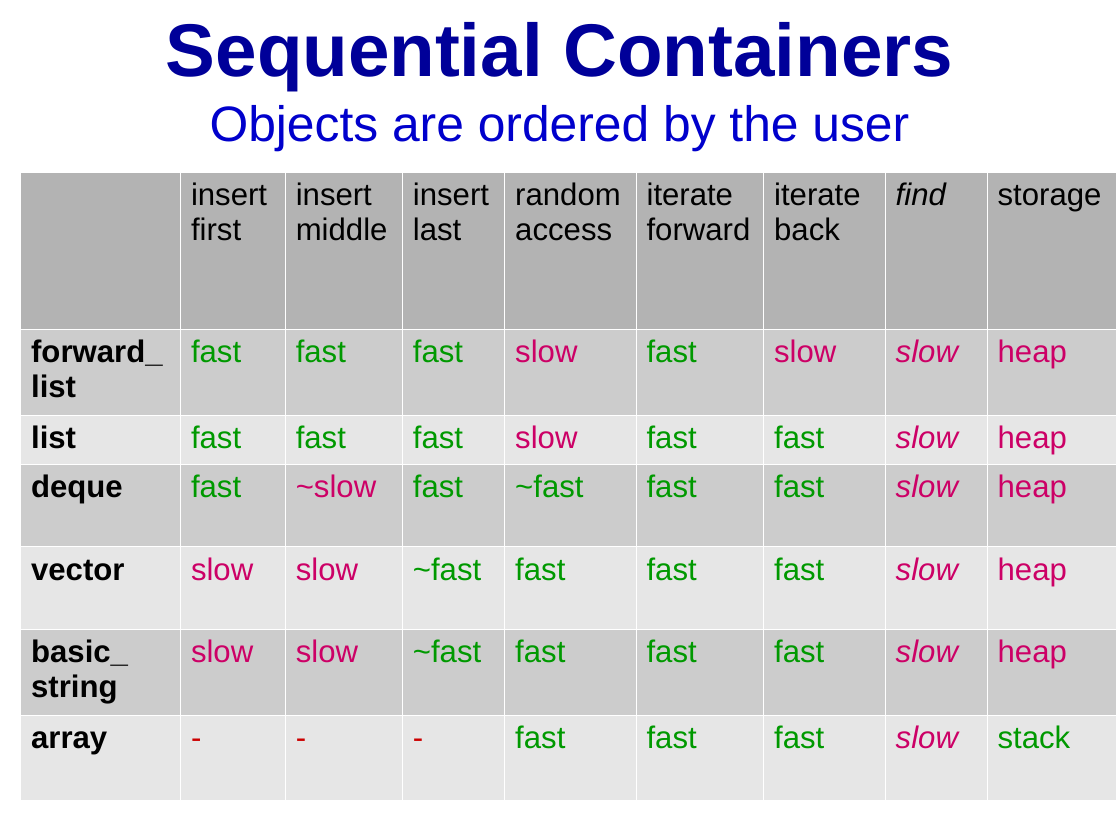
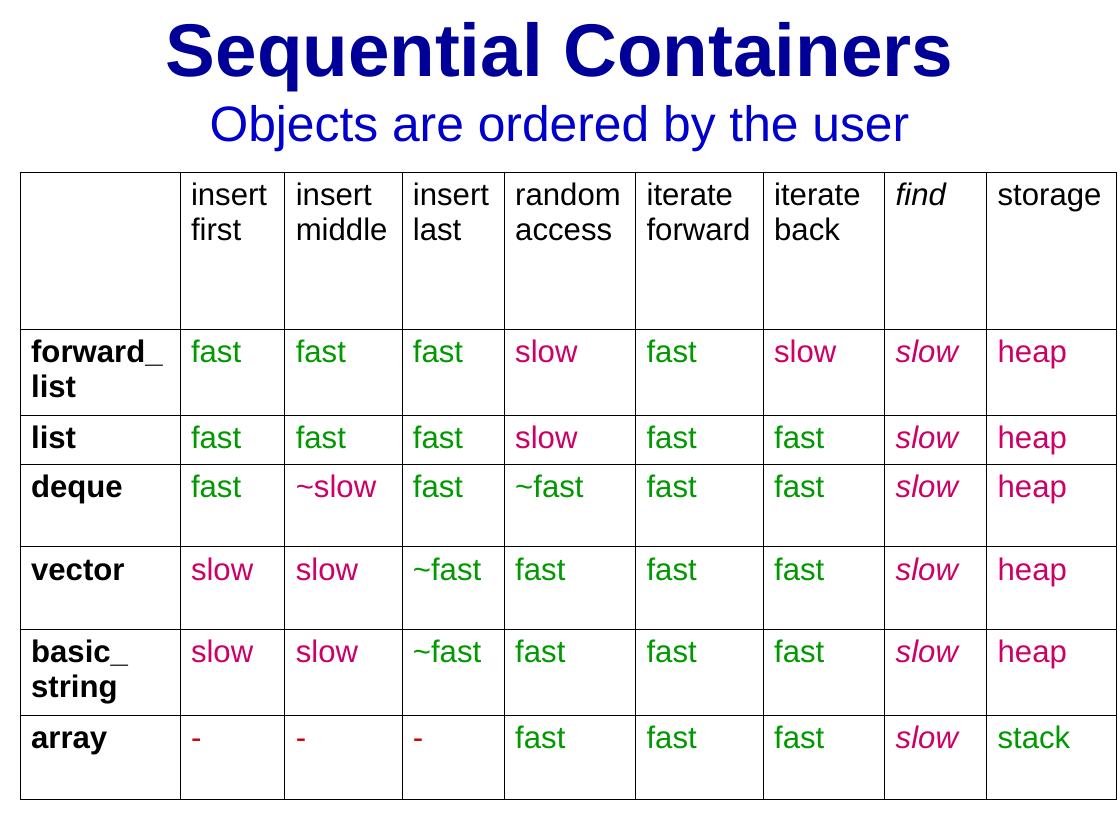
Before and after one commit to cpp-at-ariel/cpp-5780, a slide deck: slide 5 of 10-stl-containers/slides-containers.odp. Drawn at 1120x840 pixels with LibreOffice and Linux fonts; fonts in the diff are those of the drawing. Boxes give left, top, right and bottom in pixels: in the first picture for what was removed or moved away, otherwise in the second. Text is boxed around its words. In the diff, an @@ line names an element or a change of style, - is before the commit and + after.

```diff
--- a/10-stl-containers/slides-containers.odp
+++ b/10-stl-containers/slides-containers.odp
@@ table at [20, 172, 1118, 800] @@
@@ fill #B3B3B3 to none in 8 cells @@
@@ fill #CCCCCC to none in 27 cells @@
@@ fill #E6E6E6 to none in 27 cells @@
@@ borders changed @@
```
Also in this commit, not shown: 2 other slides changed, 7 slides added, 31 other files.
